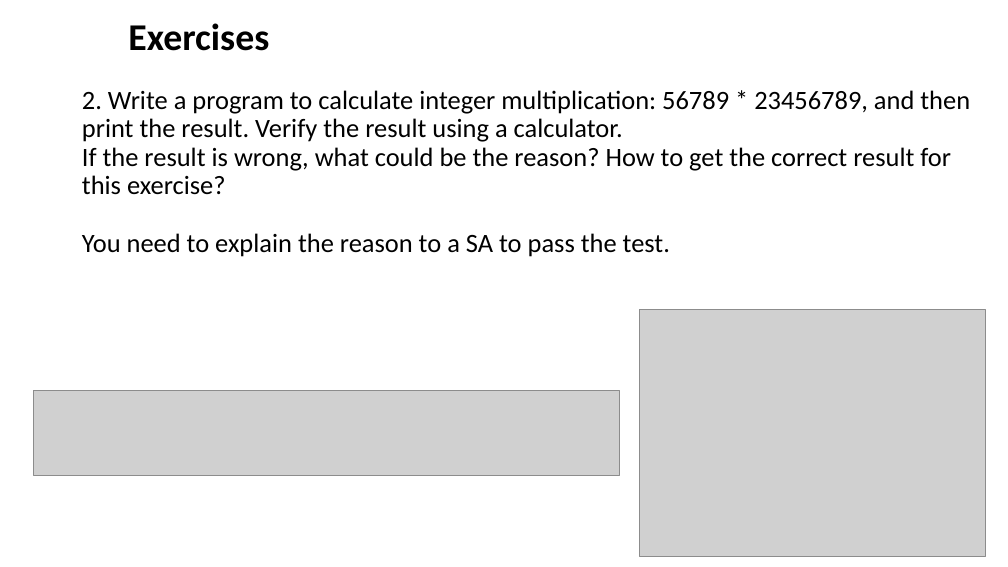
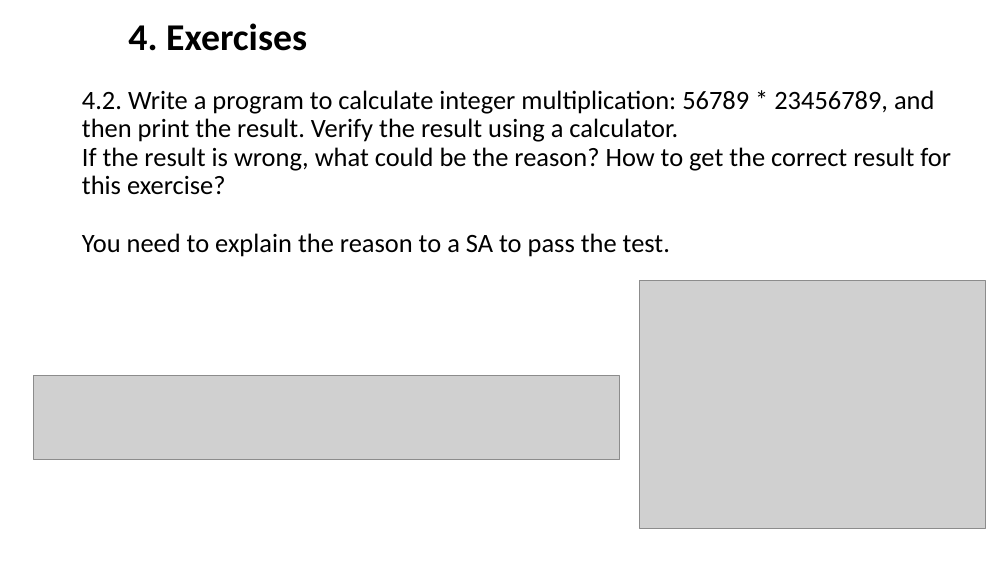
Before and after one commit to ShiqiYu/CPP, a slide deck: slide 23 of week02/Lab02.pptx (slide 12 before the commit). Drawn at 1008x567 pixels with LibreOffice and Linux fonts; fonts in the diff are those of the drawing; grey boxes stand for pictures; background and template pictures are left out. Boxes give left, top, right and bottom in pixels: in the first picture for what was removed or moved away, otherwise in the second. Text is boxed around its words. In the diff, an @@ line names an element or a change of style, - is before the commit and + after.

```diff
--- a/week02/Lab02.pptx
+++ b/week02/Lab02.pptx
@@ text at (128, 23, 307, 51): text changed @@
-Exercises
+4. Exercises
@@ title at (82, 90, 951, 257): text changed @@
-2. Write a program to calculate integer multiplication: 56789 * 23456789, and then print the result. Verify the result using a calculator.
-If the result is wrong, what could be the reason? How to get the correct result for this exercise?
-You need to explain the reason to a SA to pass the test.
+4.2. Write a program to calculate integer multiplication: 56789 * 23456789, and then print the result. Verify the result using a calculator.
+If the result is wrong, what could be the reason? How to get the correct result for this exercise?
+You need to explain the reason to a SA to pass the test.
@@ picture: place and size @@
-picture at (640, 309, 985, 557)
+picture at (640, 281, 985, 528)
@@ picture: place and size @@
-picture at (33, 391, 619, 475)
+picture at (33, 376, 619, 460)
```
Also in this commit, not shown: 11 other slides changed, 11 slides added, 3 other files.
